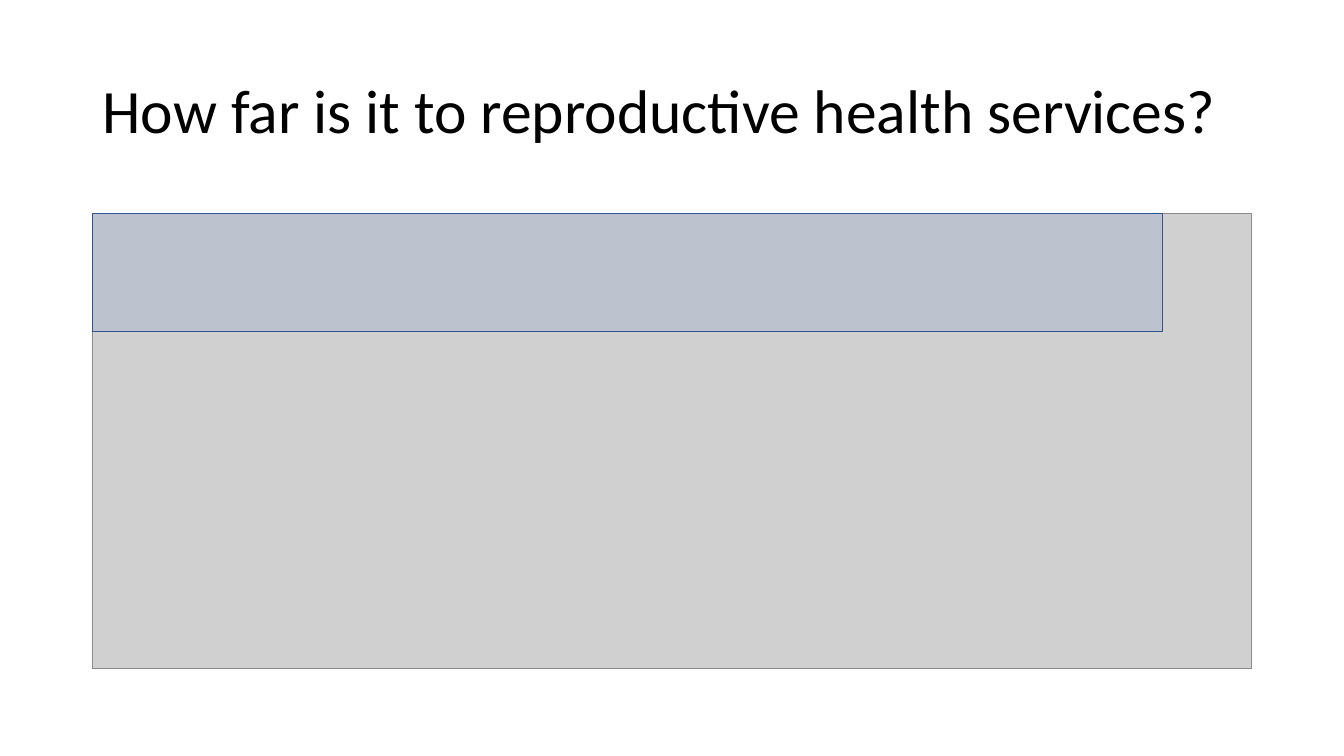
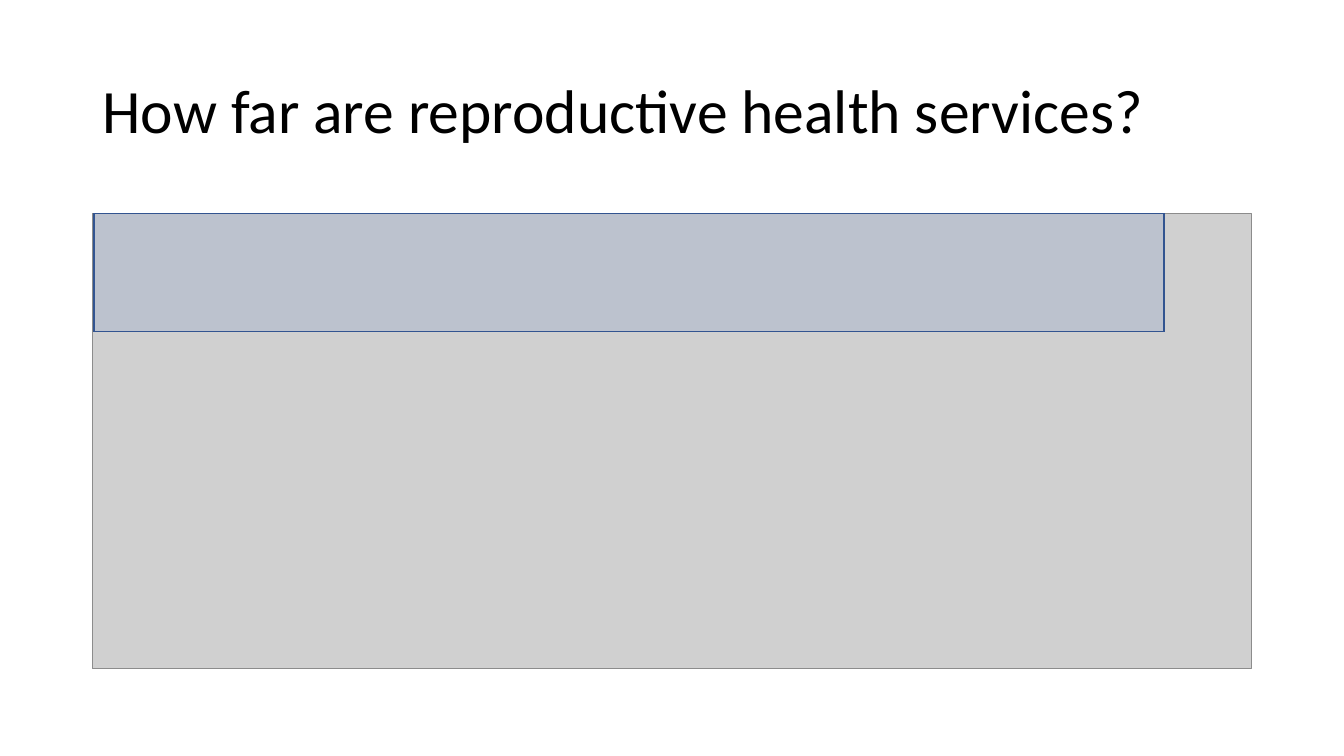
Before and after one commit to nrjjones/BuildingContextualData, a slide deck: slide 63 of presentation/Jones - Contextual Data Presentation.pptx. Drawn at 1344x756 pixels with LibreOffice and Linux fonts; fonts in the diff are those of the drawing; grey boxes stand for pictures. Boxes give left, top, right and bottom in pixels: in the first picture for what was removed or moved away, otherwise in the second. Text is boxed around its words. In the diff, an @@ line names an element or a change of style, - is before the commit and + after.

```diff
--- a/presentation/Jones - Contextual Data Presentation.pptx
+++ b/presentation/Jones - Contextual Data Presentation.pptx
@@ title at box(102, 90, 1143, 143): text changed @@
-How far is it to reproductive health services?
+How far are reproductive health services?
```
Also in this commit, not shown: 8 other slides changed, 2 other files.
